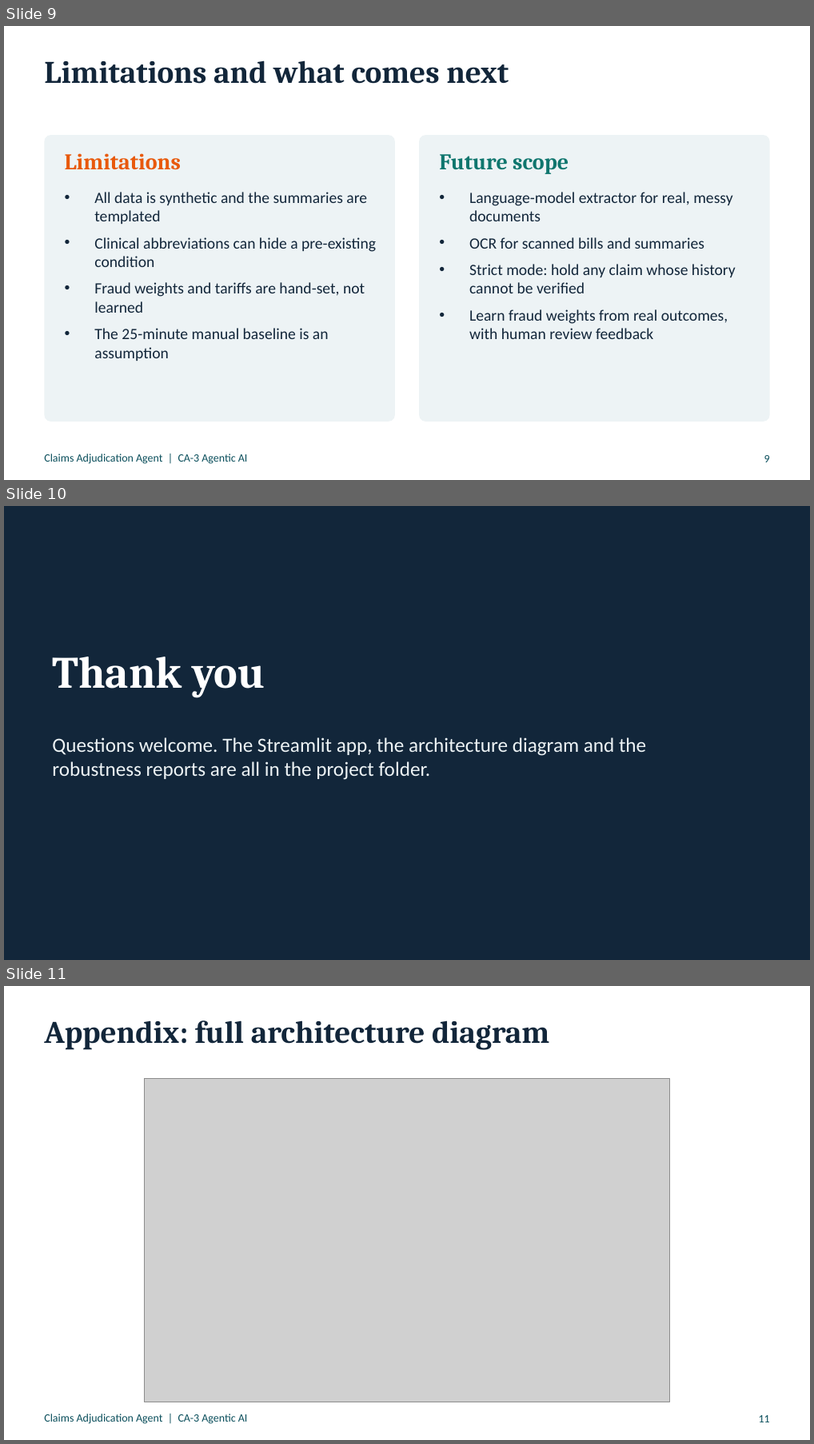
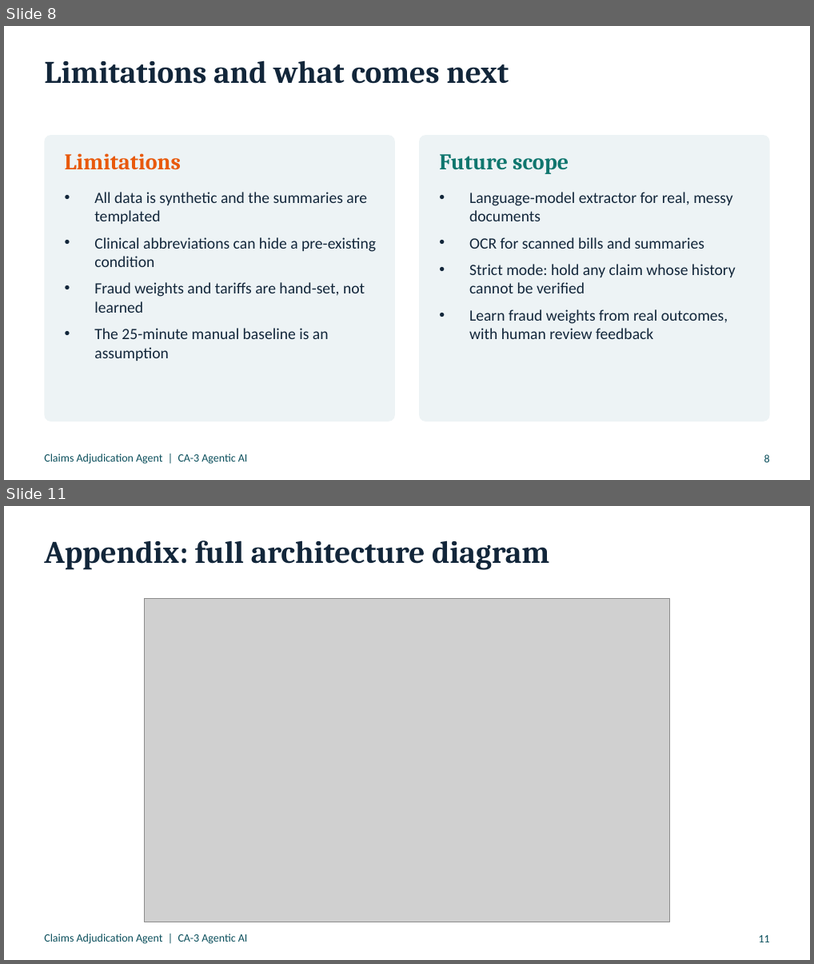
Before and after one commit to HarshSalunkhe2005/ClaimsDesk, a slide deck: docs/ClaimsAgent_CA3.pptx. Shown one above the other, each under a label of ours: slides 9, 10 and 11 before the commit, slides 8 and 11 after it; the slides between them are not shown. The pictures are 814x1444 and 814x964 pixels, drawn with LibreOffice and Linux fonts; fonts in the diff are those of the drawing; grey boxes stand for pictures. Boxes give left, top, right and bottom in pixels: in the first picture for what was removed or moved away, otherwise in the second. Text is boxed around its words. In the diff, an @@ line names an element or a change of style, - is before the commit and + after.

```diff
--- a/docs/ClaimsAgent_CA3.pptx
+++ b/docs/ClaimsAgent_CA3.pptx
@@ slide 10 removed at <box>4,506,810,960</box>, background #12263A @@
@@ title removed at <box>52,656,265,698</box> @@
-Thank you
@@ text removed at <box>52,737,646,780</box> @@
-Questions welcome. The Streamlit app, the architecture diagram and the robustness reports are all in the project folder.
@@ what was slide 9 is now slide 8 @@
@@ page number at <box>765,454,770,462</box>: text changed @@
-9
+8
```
Also in this commit, not shown: 4 slides changed, 3 slides added, 2 other slides removed, 3 other files.
